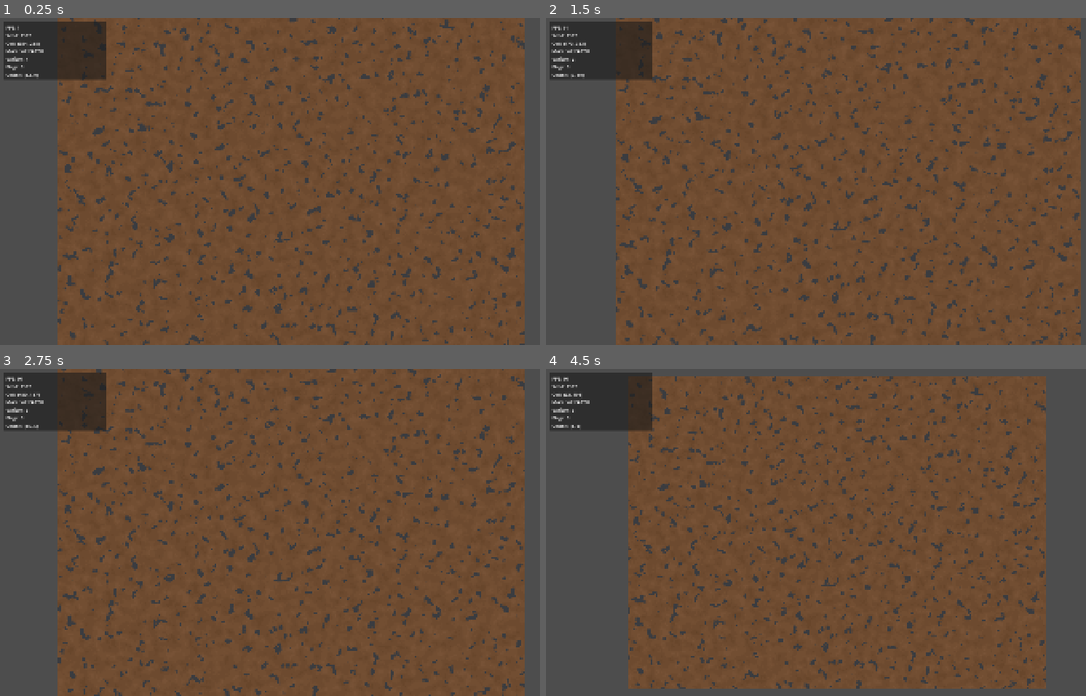
Above: before the commit, frames 1-4 (two rows, left to right).
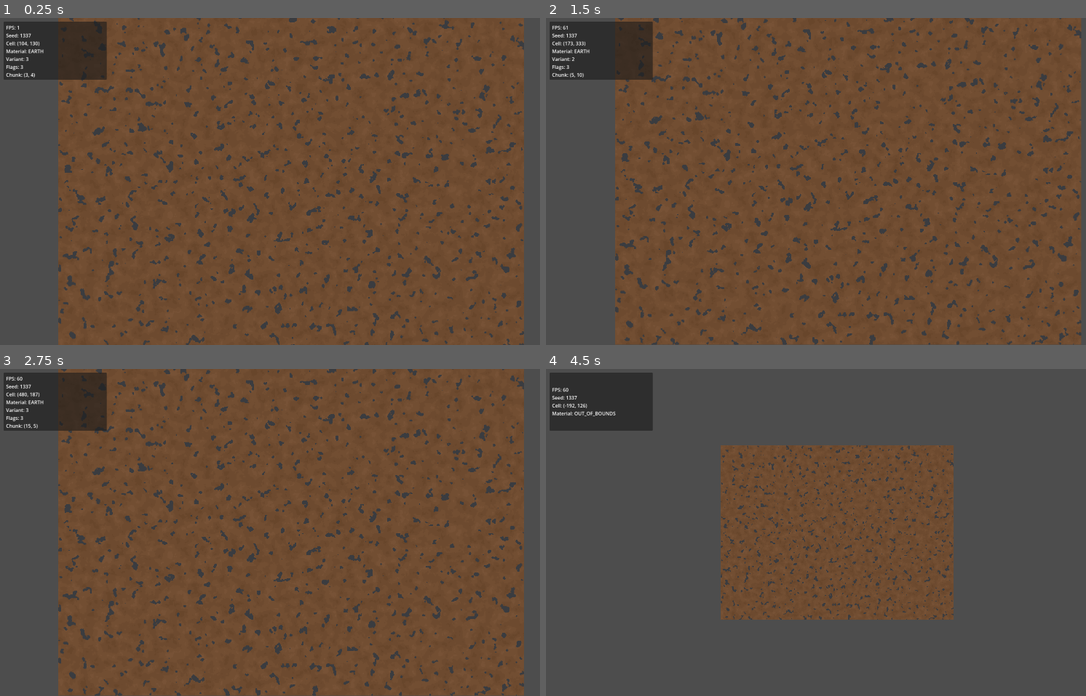
Above: after the commit, the same moments.

Repository: Kanturna/Diggy
Game: Godot game, scene res://main/Main.tscn
Same seed, same stepped clock (60 frames per second), same inputs: the game is played once before the commit and once after it.
Inputs (mouse positions are in pixels of both pictures, inside the frame that each line leads up to):
- Up to frame 1 (0.25 s): no input
- Up to frame 2 (1.5 s): tap Enter at 0.5 s; move the mouse to (967, 165) at 0.52 s; tap S (camera_down) at 0.6 s; click (967, 165) at 0.67 s; tap Space at 1.25 s; move the mouse to (718, 197) at 1.27 s; tap A (camera_left) at 1.35 s; click (718, 197) at 1.42 s
- Up to frame 3 (2.75 s): tap Enter at 2 s; move the mouse to (351, 460) at 2.02 s; tap D (camera_right) at 2.1 s; click (351, 460) at 2.17 s
- Up to frame 4 (4.5 s): tap Space at 2.75, 4.25 s; move the mouse to (810, 597) at 2.77 s; tap Shift (camera_speed) at 2.85 s; click (810, 597) at 2.92 s; tap Enter at 3.5 s; move the mouse to (1010, 581) at 3.52 s; tap W (camera_up) at 3.6 s; click (1010, 581) at 3.67 s; move the mouse to (664, 483) at 4.27 s; tap Q (camera_zoom_in) at 4.35 s; click (664, 483) at 4.42 s

The runs differ from the first frame. In frame 1, 3.2% of the frame differs, in the area x 0-98%, y 0-100%; in frame 2, 3.1%; in frame 3, 3.2%; in frame 4, 50%, in the area x 0-93%, y 2-98%.

Commit message:
fix for visuals of map and zoom

Diff:
--- a/camera/CameraController.gd
+++ b/camera/CameraController.gd
@@ -3,16 +3,15 @@
 
 const Config = preload("res://core/Config.gd")
 
-var _target_zoom: float = 1.0
+var _zoom_index: int = Config.CAMERA_DEFAULT_ZOOM_INDEX
 
 func _ready() -> void:
 	make_current()
-	_target_zoom = zoom.x
+	_apply_zoom_level()
 
 func _process(delta: float) -> void:
 	_handle_movement(delta)
 	_handle_zoom_keys()
-	_update_zoom(delta)
 
 func _handle_movement(delta: float) -> void:
 	var dir := Vector2.ZERO
@@ -36,26 +35,24 @@
 
 func _handle_zoom_keys() -> void:
 	if Input.is_action_just_pressed(Config.ZOOM_IN_ACTION):
-		_apply_zoom(-Config.CAMERA_ZOOM_STEP)
+		_step_zoom(-1)
 	if Input.is_action_just_pressed(Config.ZOOM_OUT_ACTION):
-		_apply_zoom(Config.CAMERA_ZOOM_STEP)
+		_step_zoom(1)
 
 func _unhandled_input(event: InputEvent) -> void:
 	if event is InputEventMouseButton and event.pressed:
 		if event.button_index == MOUSE_BUTTON_WHEEL_UP:
-			_apply_zoom(-Config.CAMERA_MOUSE_WHEEL_ZOOM_STEP)
+			_step_zoom(-1)
 		elif event.button_index == MOUSE_BUTTON_WHEEL_DOWN:
-			_apply_zoom(Config.CAMERA_MOUSE_WHEEL_ZOOM_STEP)
+			_step_zoom(1)
 
-func _apply_zoom(delta_zoom: float) -> void:
-	_target_zoom = clampf(
-		_target_zoom + delta_zoom,
-		Config.CAMERA_ZOOM_MIN,
-		Config.CAMERA_ZOOM_MAX
-	)
+func _step_zoom(direction: int) -> void:
+	var next_index := clampi(_zoom_index + direction, 0, Config.CAMERA_ZOOM_LEVELS.size() - 1)
+	if next_index == _zoom_index:
+		return
+	_zoom_index = next_index
+	_apply_zoom_level()
 
-func _update_zoom(delta: float) -> void:
-	var current_zoom: float = zoom.x
-	var zoom_step: float = Config.CAMERA_ZOOM_SMOOTH_SPEED * delta
-	var next_zoom: float = move_toward(current_zoom, _target_zoom, zoom_step)
-	zoom = Vector2(next_zoom, next_zoom)
+func _apply_zoom_level() -> void:
+	var zoom_level: float = Config.CAMERA_ZOOM_LEVELS[_zoom_index]
+	zoom = Vector2(zoom_level, zoom_level)
--- a/core/Config.gd
+++ b/core/Config.gd
@@ -13,11 +13,13 @@
 
 const CAMERA_BASE_SPEED := 550.0
 const CAMERA_SHIFT_MULTIPLIER := 2.2
-const CAMERA_ZOOM_STEP := 0.1
-const CAMERA_MOUSE_WHEEL_ZOOM_STEP := 0.14
-const CAMERA_ZOOM_MIN := 0.4
-const CAMERA_ZOOM_MAX := 3.0
-const CAMERA_ZOOM_SMOOTH_SPEED := 8.0
+const CAMERA_ZOOM_LEVELS := [
+	0.25,
+	0.5,
+	1.0,
+	2.0,
+]
+const CAMERA_DEFAULT_ZOOM_INDEX := 2
 
 const DEBUG_TOGGLE_ACTION := "debug_toggle"
 const MOVE_UP_ACTION := "camera_up"
--- a/project.godot
+++ b/project.godot
@@ -1,5 +1,5 @@
 ; Engine configuration file.
-; It's best edited using the editor and not directly,
+; It's best edited using the editor UI and not directly,
 ; since the parameters that go here are not all obvious.
 ;
 ; Format:
@@ -9,11 +9,14 @@
 config_version=5
 
 [application]
+
 config/name="Diggy"
 run/main_scene="res://main/Main.tscn"
 config/features=PackedStringArray("4.6")
 
 [display]
+
 window/size/viewport_width=1920
 window/size/viewport_height=1080
-window/stretch/mode="canvas_items"
+window/stretch/mode="viewport"
+window/stretch/scale_mode="integer"
--- a/render/WorldMaterialRenderer.gd
+++ b/render/WorldMaterialRenderer.gd
@@ -24,7 +24,7 @@
 	add_child(_sprite)
 	_sprite.texture = _texture
 	_sprite.centered = false
-	_sprite.texture_filter = CanvasItem.TEXTURE_FILTER_LINEAR
+	_sprite.texture_filter = CanvasItem.TEXTURE_FILTER_NEAREST
 	_sprite.scale = Vector2(Config.CELL_SIZE, Config.CELL_SIZE)
 
 func setup(world_model: WorldModel) -> void:
@@ -32,6 +32,7 @@
 	_image = Image.create(world.width, world.height, false, Image.FORMAT_RGBA8)
 	_texture = ImageTexture.create_from_image(_image)
 	_sprite.texture = _texture
+	_sprite.texture_filter = CanvasItem.TEXTURE_FILTER_NEAREST
 	redraw_full()
 
 func redraw_full() -> void:
